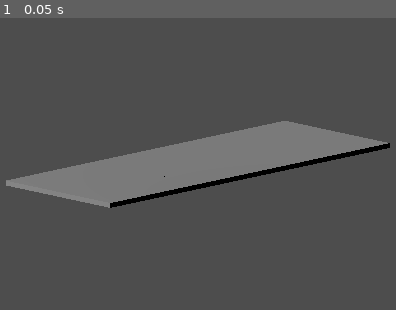
Above: before the commit, frame 1.
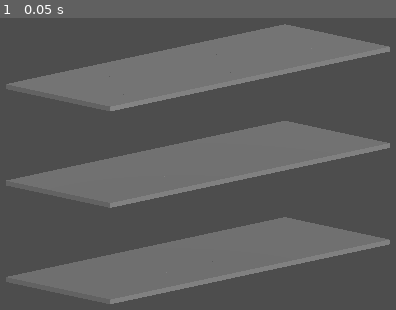
Above: after the commit, the same moment.

Repository: bejado/3d-platformer-tactics
Game: Godot game, scene res://main.tscn
Same seed, same stepped clock (60 frames per second), same inputs: the game is played once before the commit and once after it.
Inputs:
- Up to frame 1 (0.05 s): no input

The runs differ from the first frame. In frame 1, 26% of the frame differs, in the area x 1-99%, y 2-98%.

Commit message:
Add 3 platforms

Diff:
--- a/main.tscn
+++ b/main.tscn
@@ -10,12 +10,26 @@
 size = 9.095
 
 [node name="DirectionalLight3D" type="DirectionalLight3D" parent="."]
-transform = Transform3D(0.961038, 0.171556, -0.216736, 0.0118784, 0.757736, 0.652453, 0.276161, -0.629607, 0.726175, 0, 0, 0)
+transform = Transform3D(-0.436802, 0.50042, 0.747518, 0, -0.830984, 0.556296, 0.899558, 0.242991, 0.362976, 0, 0, 0)
 
 [node name="WorldEnvironment" type="WorldEnvironment" parent="."]
 
-[node name="Grid" type="Node3D" parent="."]
+[node name="Floor" type="Node3D" parent="."]
 script = ExtResource("1_ig7tw")
 rows = 8
 cols = 3
 spacing = 1.0
+
+[node name="Air" type="Node3D" parent="."]
+transform = Transform3D(1, 0, 0, 0, 1, 0, 0, 0, 1, 0, 2, 0)
+script = ExtResource("1_ig7tw")
+rows = 8
+cols = 3
+spacing = 1.0
+
+[node name="Basement" type="Node3D" parent="."]
+transform = Transform3D(1, 0, 0, 0, 1, 0, 0, 0, 1, 0, -2, 0)
+script = ExtResource("1_ig7tw")
+rows = 8
+cols = 3
+spacing = 1.0
